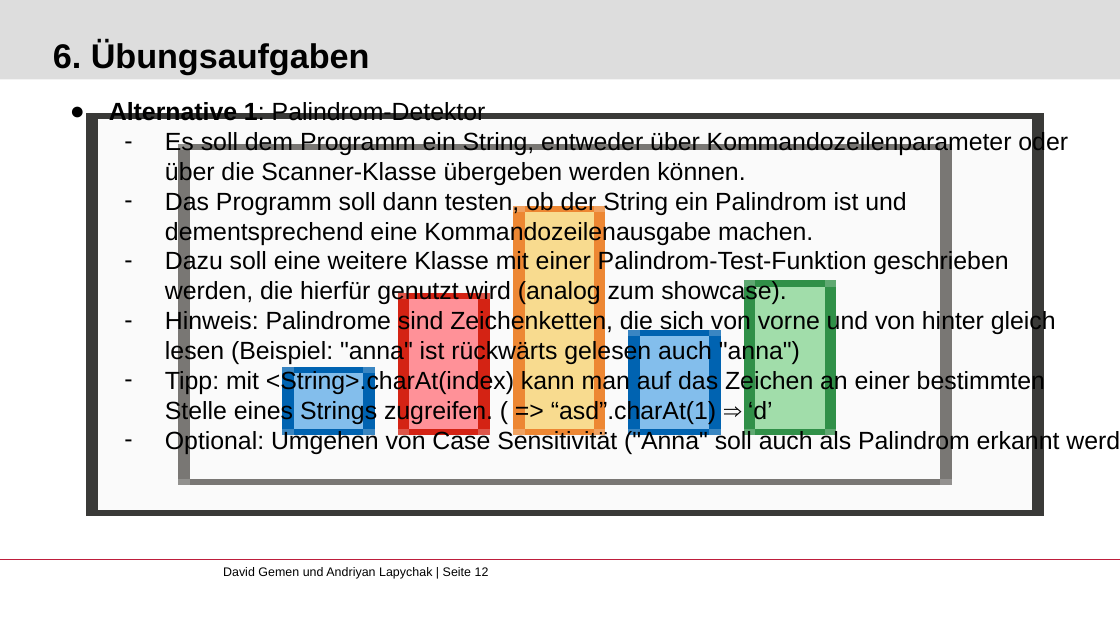
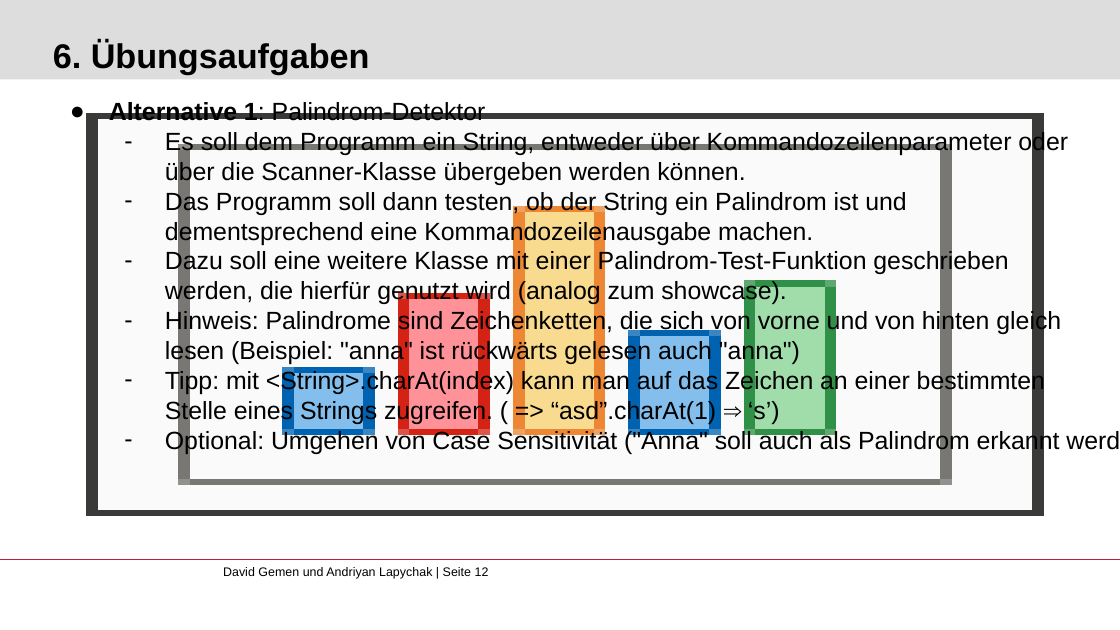
Before and after one commit to gemdav/Programmieren-1-Tutorium, a slide deck: slide 12 of slides/04_functions_classes_packages.pptx. Drawn at 1120x630 pixels with LibreOffice and Linux fonts; fonts in the diff are those of the drawing; background and template pictures are left out. Boxes give left, top, right and bottom in pixels: in the first picture for what was removed or moved away, otherwise in the second. Text is boxed around its words. In the diff, an @@ line names an element or a change of style, - is before the commit and + after.

```diff
--- a/slides/04_functions_classes_packages.pptx
+++ b/slides/04_functions_classes_packages.pptx
@@ text at (165, 309, 1061, 425): text changed @@
-  – Hinweis: Palindrome sind Zeichenketten, die sich von vorne und von hinter gleich lesen (Beispiel: "anna" ist rückwärts gelesen auch "anna")
-  – Tipp: mit <String>.charAt(index) kann man auf das Zeichen an einer bestimmten Stelle eines Strings zugreifen. ( => “asd”.charAt(1) ⇒ ‘d’
+  – Hinweis: Palindrome sind Zeichenketten, die sich von vorne und von hinten gleich lesen (Beispiel: "anna" ist rückwärts gelesen auch "anna")
+  – Tipp: mit <String>.charAt(index) kann man auf das Zeichen an einer bestimmten Stelle eines Strings zugreifen. ( => “asd”.charAt(1) ⇒ ‘s’)
```
Also in this commit, not shown: 3 other slides changed, 8 other files.
